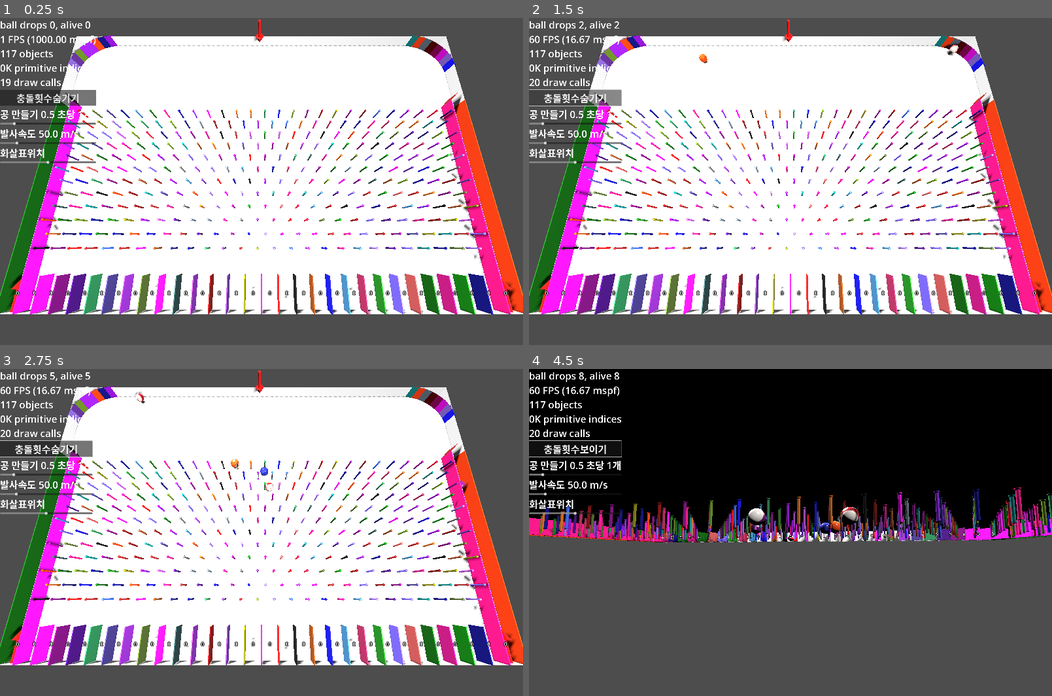
Above: before the commit, frames 1-4 (two rows, left to right).
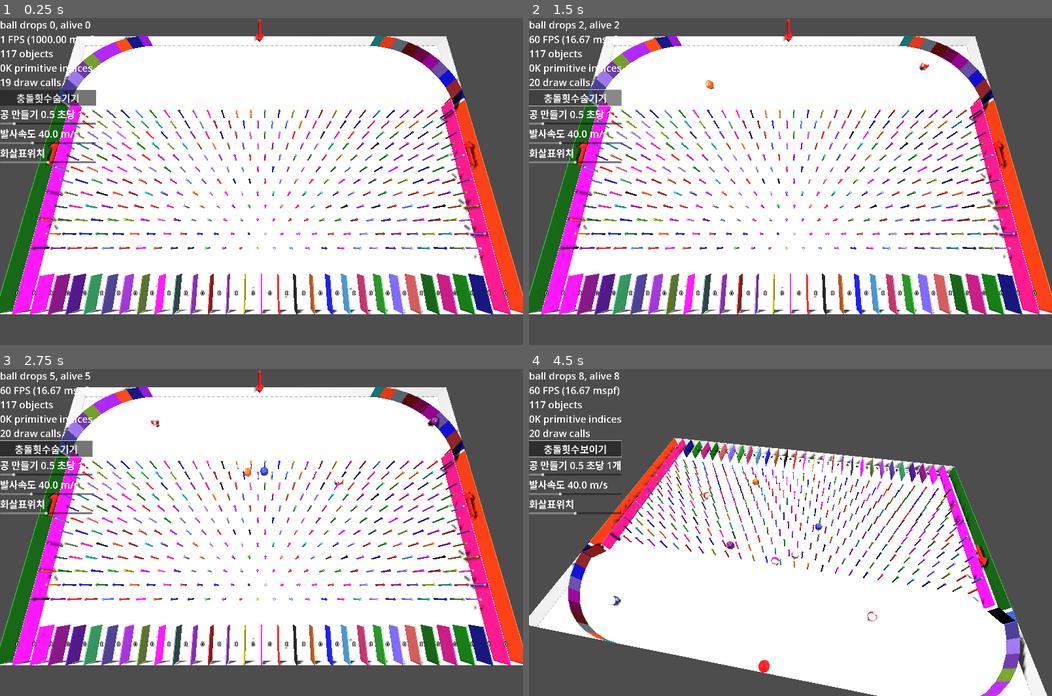
Above: after the commit, the same moments.

Repository: kasworld/gd4pinball
Game: Godot game, scene res://main.tscn
Same seed, same stepped clock (60 frames per second), same inputs: the game is played once before the commit and once after it.
Inputs (mouse positions are in pixels of both pictures, inside the frame that each line leads up to):
- Up to frame 1 (0.25 s): no input
- Up to frame 2 (1.5 s): click "충돌횟수숨기기" at 0.5 s; click "충돌횟수보이기" at 1.25 s
- Up to frame 3 (2.75 s): tap Enter at 2, 2.1 s; move the mouse to (376, 516) at 2.02 s; hold Right from 2.03 s (still down); click (376, 516) at 2.17 s
- Up to frame 4 (4.5 s): move the mouse to (685, 548) at 2.77 s; release Right at 2.78 s; hold Left 2.78-3.53 s; tap 1 at 2.85, 4.35 s; move the mouse to (842, 460) at 3.52 s; hold Right from 3.53 s (still down); tap Enter at 3.6 s; move the mouse to (764, 597) at 4.27 s; click (764, 597) at 4.42 s

The runs differ from the first frame. In frame 1, 2.8% of the frame differs, in the area x 1-99%, y 5-90%; in frame 2, 2.9%; in frame 3, 3.0%; in frame 4, 86%, in the area x 0-100%, y 0-100%.

Commit message:
adjust shoot pos

Diff:
--- a/main.gd
+++ b/main.gd
@@ -9,9 +9,9 @@
 	$Arrow3DDrop.set_color(Color.RED).set_size(Config.BallRadius*6,Config.BallRadius/3,Config.BallRadius)
 	$Arrow3DDrop.position = Vector3(Config.WorldSize.x/2 + 0.25, Config.BallRadius*5, Config.BallRadius*1)
 	$Arrow3DShootLeft.set_color(Color.RED).set_size(Config.BallRadius*6,Config.BallRadius/3,Config.BallRadius)
-	$Arrow3DShootLeft.position = Vector3(0.5, Config.WorldSize.y/2, Config.WorldSize.z - Config.BallRadius*3)
+	$Arrow3DShootLeft.position = Vector3(Config.BallRadius, Config.WorldSize.y/2, Config.WorldSize.z/2)
 	$Arrow3DShootRight.set_color(Color.RED).set_size(Config.BallRadius*6,Config.BallRadius/3,Config.BallRadius)
-	$Arrow3DShootRight.position = Vector3(Config.WorldSize.x- 0.5, Config.WorldSize.y/2, Config.WorldSize.z - Config.BallRadius*3)
+	$Arrow3DShootRight.position = Vector3(Config.WorldSize.x- Config.BallRadius, Config.WorldSize.y/2, Config.WorldSize.z/2)
 
 	reset_camera_pos()
 	set_walls()
@@ -78,28 +78,28 @@
 		w.position = Vector3(x, Config.WorldSize.y/2, Config.WorldSize.z/2+3)
 		add_child(w)
 
-	var r = 3
-	for deg in range(10,90,10):
+	var r = 6
+	for deg in range(5,90,9):
 		var rad = deg_to_rad(deg)
 		var w = preload("res://반사판.tscn").instantiate().set_color(dark_colors.pick_random()[0])
 		w.rotate_y(rad)
-		w.position = -Vector3(sin(rad), 0, cos(rad))*r + Vector3(3,Config.WorldSize.y/2,3)
+		w.position = -Vector3(sin(rad), 0, cos(rad))*r + Vector3(r,Config.WorldSize.y/2,r)
 		add_child(w)
 
 		rad = PI - rad
 		w = preload("res://반사판.tscn").instantiate().set_color(dark_colors.pick_random()[0])
 		w.rotate_y(PI+rad)
-		w.position = Vector3(sin(rad), 0, cos(rad) )*r + Vector3(Config.WorldSize.x-3,Config.WorldSize.y/2,3)
+		w.position = Vector3(sin(rad), 0, cos(rad) )*r + Vector3(Config.WorldSize.x-r,Config.WorldSize.y/2,r)
 		add_child(w)
 
 	var rad = deg_to_rad(45)
 	var w = preload("res://반사판.tscn").instantiate().set_color(dark_colors.pick_random()[0])
 	w.rotate_y(PI-rad)
-	w.position = Vector3(cos(rad), Config.WorldSize.y/2, 5+ sin(rad))
+	w.position = Vector3(sin(rad)*0.7, Config.WorldSize.y/2, 5+ cos(rad)*0.7)
 	add_child(w)
 	w = preload("res://반사판.tscn").instantiate().set_color(dark_colors.pick_random()[0])
 	w.rotate_y(PI+rad)
-	w.position = Vector3(Config.WorldSize.x-cos(rad), Config.WorldSize.y/2, 5+ sin(rad))
+	w.position = Vector3(Config.WorldSize.x-sin(rad)*0.7, Config.WorldSize.y/2, 5+ cos(rad)*0.7)
 	add_child(w)
 
 func new_label3d() -> Label3D:
@@ -191,7 +191,8 @@
 
 	var t = Time.get_unix_time_from_system() /-3.0
 	if camera_move:
-		$Camera3D.position = Vector3(sin(t)*Config.WorldSize.x/2, sin(t)*Config.BottomSize.length()/3, cos(t)*Config.WorldSize.z/2) + Config.WorldSize/2
+		$Camera3D.position = Vector3(sin(t)*Config.WorldSize.x/2, Config.BottomSize.length()*0.4, cos(t)*Config.WorldSize.z/2) + Config.WorldSize/2
+		#$Camera3D.position = Vector3(sin(t)*Config.WorldSize.x/2, sin(t)*Config.BottomSize.length()/3, cos(t)*Config.WorldSize.z/2) + Config.WorldSize/2
 		$Camera3D.look_at(Config.BottomCenter)
 
 func update_label() -> void:
--- a/main.tscn
+++ b/main.tscn
@@ -60,9 +60,9 @@
 
 [node name="발사속도" type="HSlider" parent="왼쪽패널"]
 layout_mode = 2
-min_value = 20.0
-max_value = 200.0
-value = 50.0
+min_value = 10.0
+step = 0.1
+value = 40.0
 
 [node name="Label3" type="Label" parent="왼쪽패널"]
 layout_mode = 2
